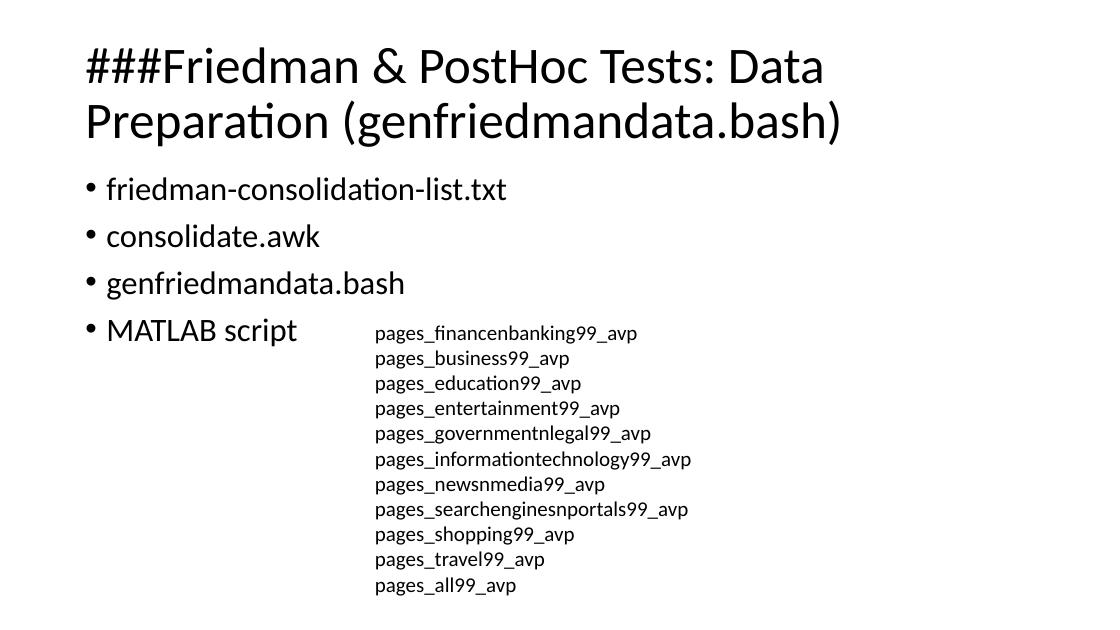
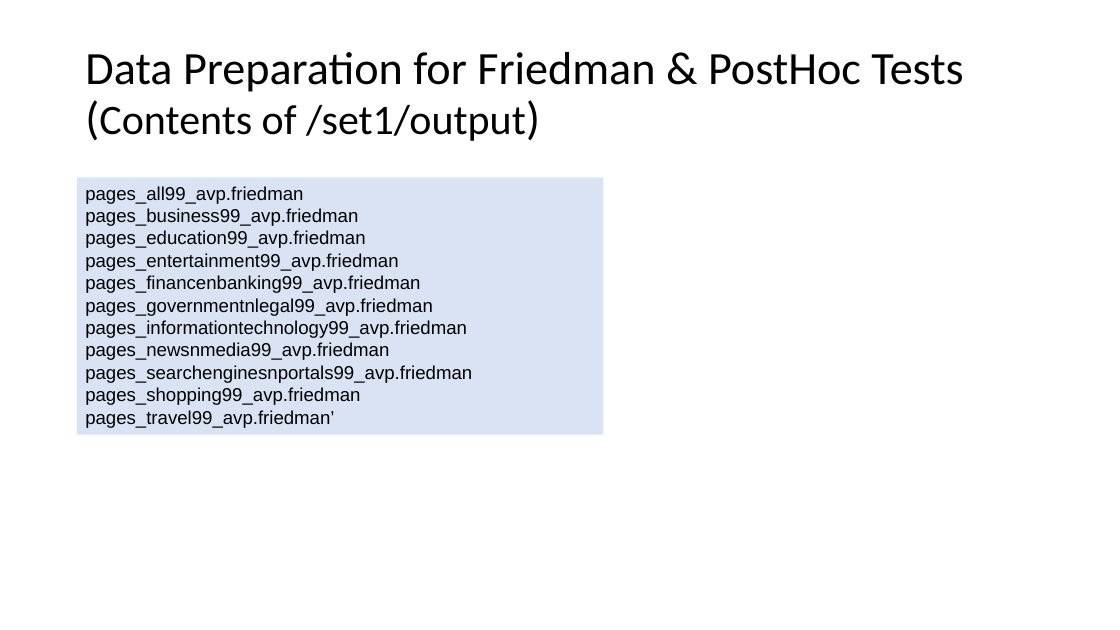
Before and after one commit to predmodelswebpage/mlt, a slide deck: slide 26 of Performance Evaluation of MLT in Web Page Load Time Prediction - Datasets and Scripts.pptx (slide 23 before the commit). Drawn at 1120x630 pixels with LibreOffice and Linux fonts; fonts in the diff are those of the drawing. Boxes give left, top, right and bottom in pixels: in the first picture for what was removed or moved away, otherwise in the second. Text is boxed around its words. In the diff, an @@ line names an element or a change of style, - is before the commit and + after.

Commit message:
Revised version

```diff
--- a/Performance Evaluation of MLT in Web Page Load Time Prediction - Datasets and Scripts.pptx
+++ b/Performance Evaluation of MLT in Web Page Load Time Prediction - Datasets and Scripts.pptx
@@ title at [85,52,963,141]: text changed; size 44 to 39.6 pt @@
-###Friedman & PostHoc Tests: Data Preparation (genfriedmandata.bash)
+Data Preparation for Friedman & PostHoc Tests
+(Contents of /set1/output)
@@ rectangle added at [77,177,604,434], fill #DAE3F3, 16 pt, text #000000 @@
+pages_all99_avp.friedman
+pages_business99_avp.friedman
+pages_education99_avp.friedman
+pages_entertainment99_avp.friedman
+pages_financenbanking99_avp.friedman
+pages_governmentnlegal99_avp.friedman
+pages_informationtechnology99_avp.friedman
+pages_newsnmedia99_avp.friedman
+pages_searchenginesnportals99_avp.friedman
+pages_shopping99_avp.friedman
+pages_travel99_avp.friedman’
@@ text removed at [106,177,507,347] @@
-• friedman-consolidation-list.txt
-• consolidate.awk
-• genfriedmandata.bash
-• MATLAB script
@@ text removed at [375,325,692,596] @@
-pages_financenbanking99_avp
-pages_business99_avp
-pages_education99_avp
-pages_entertainment99_avp
-pages_governmentnlegal99_avp
-pages_informationtechnology99_avp
-pages_newsnmedia99_avp
-pages_searchenginesnportals99_avp
-pages_shopping99_avp
-pages_travel99_avp
-pages_all99_avp
```
Also in this commit, not shown: 9 other slides changed, 2 slides added.
